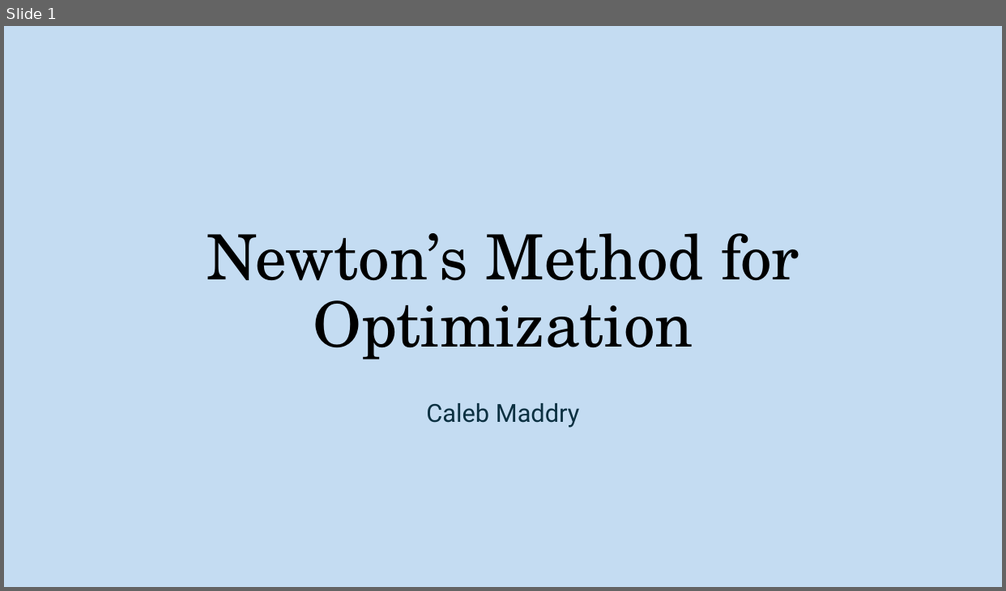
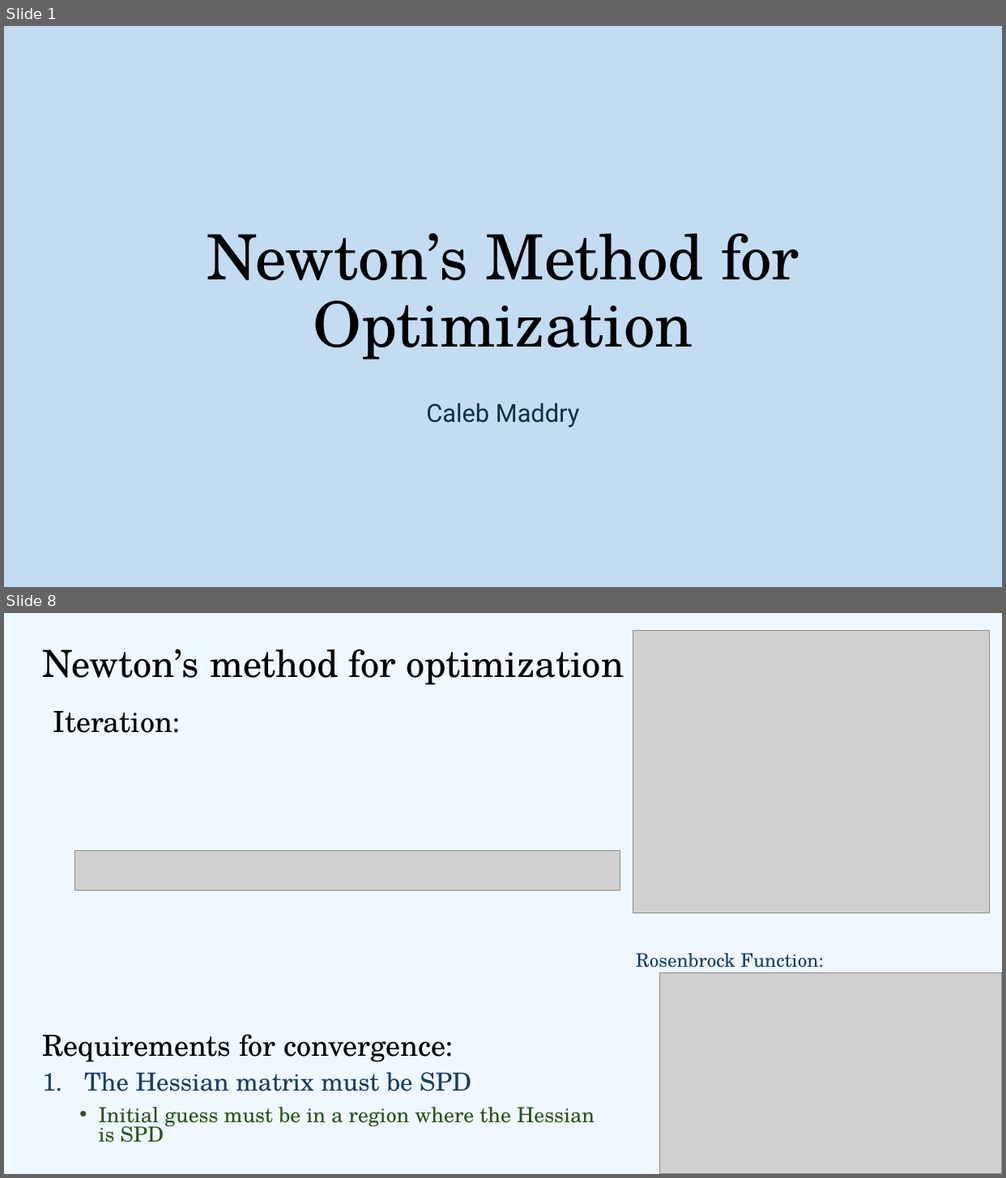
Before and after one commit to cmaddry/APPM-4600, a slide deck: Final Project/Presentation/APPM 4600 Final Presentation.pptx. Shown one above the other, each under a label of ours: slide 1 before the commit, slides 1 and 8 after it; the slides between them are not shown. The pictures are 1006x591 and 1006x1178 pixels, drawn with LibreOffice and Linux fonts; fonts in the diff are those of the drawing; grey boxes stand for pictures. Boxes give left, top, right and bottom in pixels: in the first picture for what was removed or moved away, otherwise in the second. Text is boxed around its words. In the diff, an @@ line names an element or a change of style, - is before the commit and + after.

```diff
--- a/Final Project/Presentation/APPM 4600 Final Presentation.pptx
+++ b/Final Project/Presentation/APPM 4600 Final Presentation.pptx
@@ slide 8 added at [4,613,1002,1174], background #EFF7FF @@
@@ picture added at [633,630,990,914] @@
@@ title added at [42,649,624,685], 36 pt, text #000000 @@
+Newton’s method for optimization
@@ text added at [53,711,180,733], 28 pt, text #000000 @@
+Iteration:
@@ picture added at [75,851,620,891] @@
@@ text added at [636,953,824,973], 18 pt, text #163E64 @@
+Rosenbrock Function:
@@ picture added at [660,973,1002,1174] @@
@@ text added at [42,1034,594,1143], 20 pt, text #275417 @@
+Requirements for convergence:
+1. The Hessian matrix must be SPD
+  • Initial guess must be in a region where the Hessian is SPD
```
Also in this commit, not shown: 1 slide changed, 14 other slides added, 1 slide removed, 23 other files.
